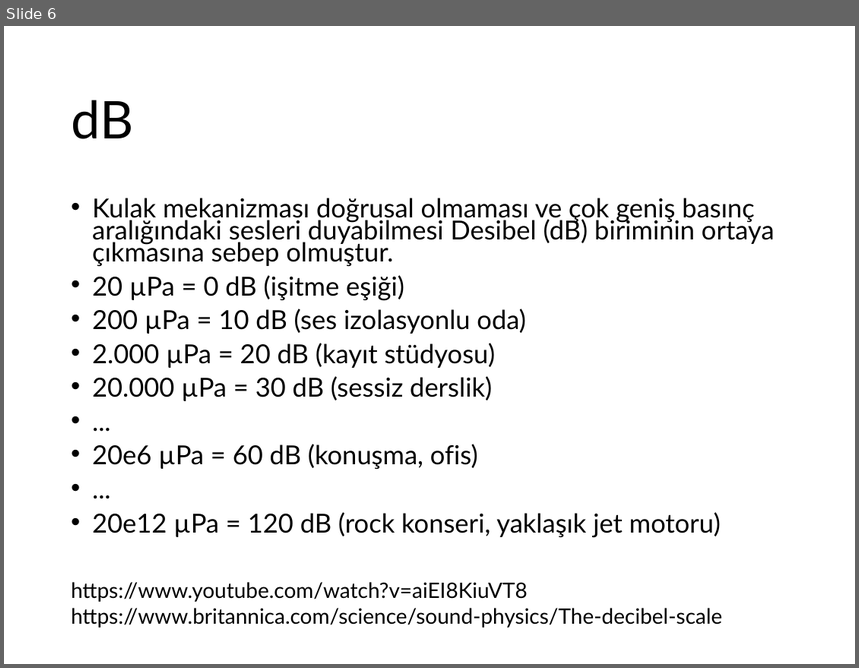
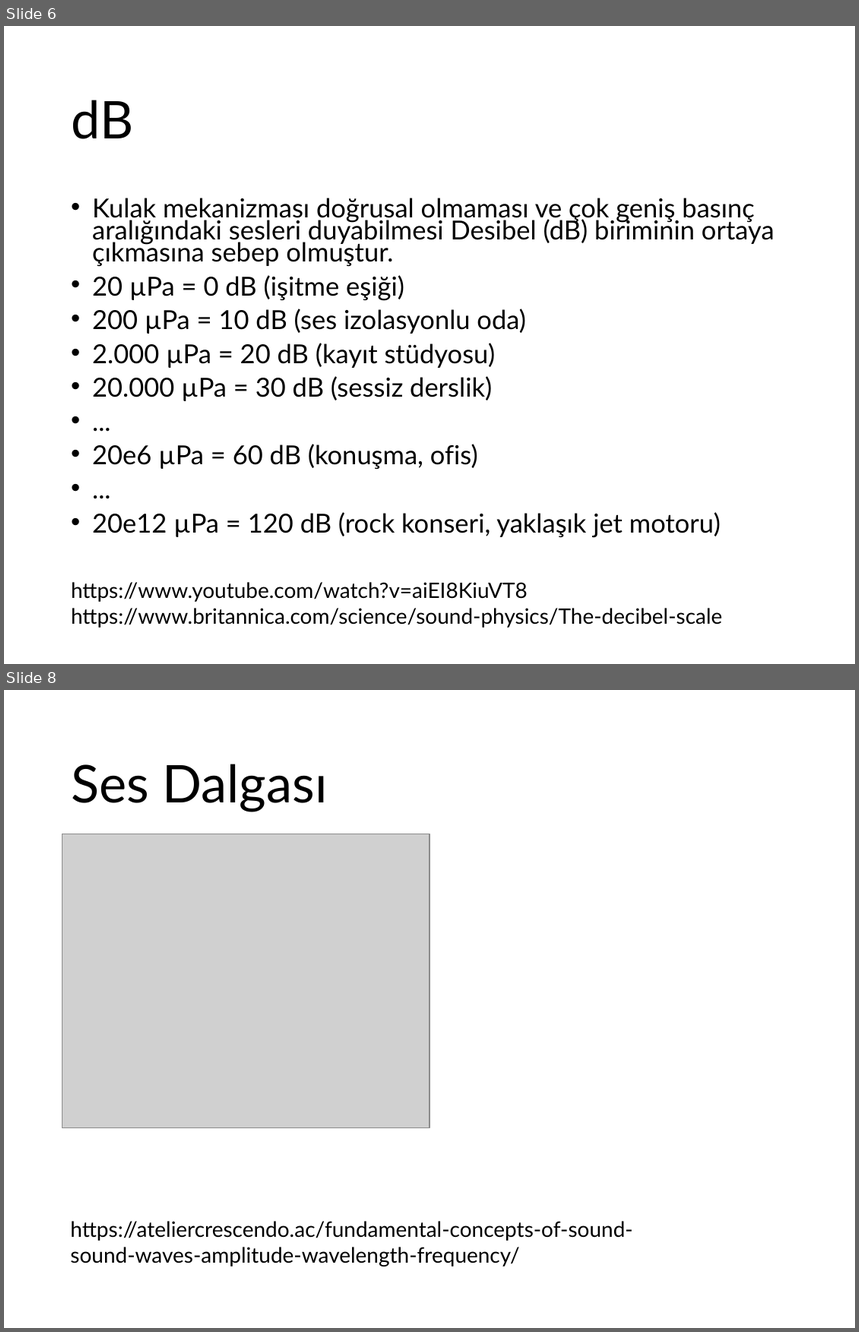
Before and after one commit to ihpar/ssi, a slide deck: slides/Slide_0.pptx. Shown one above the other, each under a label of ours: slide 6 before the commit, slides 6 and 8 after it; the slides between them are not shown. The pictures are 859x668 and 859x1332 pixels, drawn with LibreOffice and Linux fonts; fonts in the diff are those of the drawing; grey boxes stand for pictures. Boxes give left, top, right and bottom in pixels: in the first picture for what was removed or moved away, otherwise in the second. Text is boxed around its words. In the diff, an @@ line names an element or a change of style, - is before the commit and + after.

```diff
--- a/slides/Slide_0.pptx
+++ b/slides/Slide_0.pptx
@@ slide 8 added at [4,690,855,1328], background #FFFFFF @@
@@ title added at [71,764,327,812], 44 pt, text #000000 @@
+Ses Dalgası
@@ picture added at [62,834,430,1129] @@
@@ text added at [70,1221,633,1267], 18 pt, text #000000 @@
+https://ateliercrescendo.ac/fundamental-concepts-of-sound-sound-waves-amplitude-wavelength-frequency/
```
Also in this commit, not shown: 9 other slides added.
